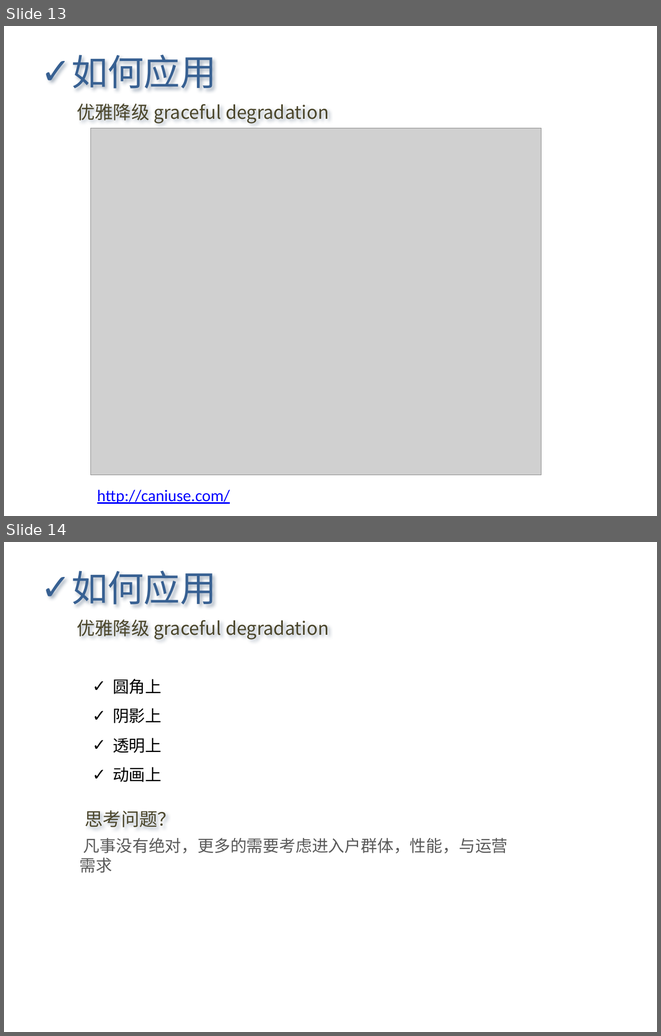
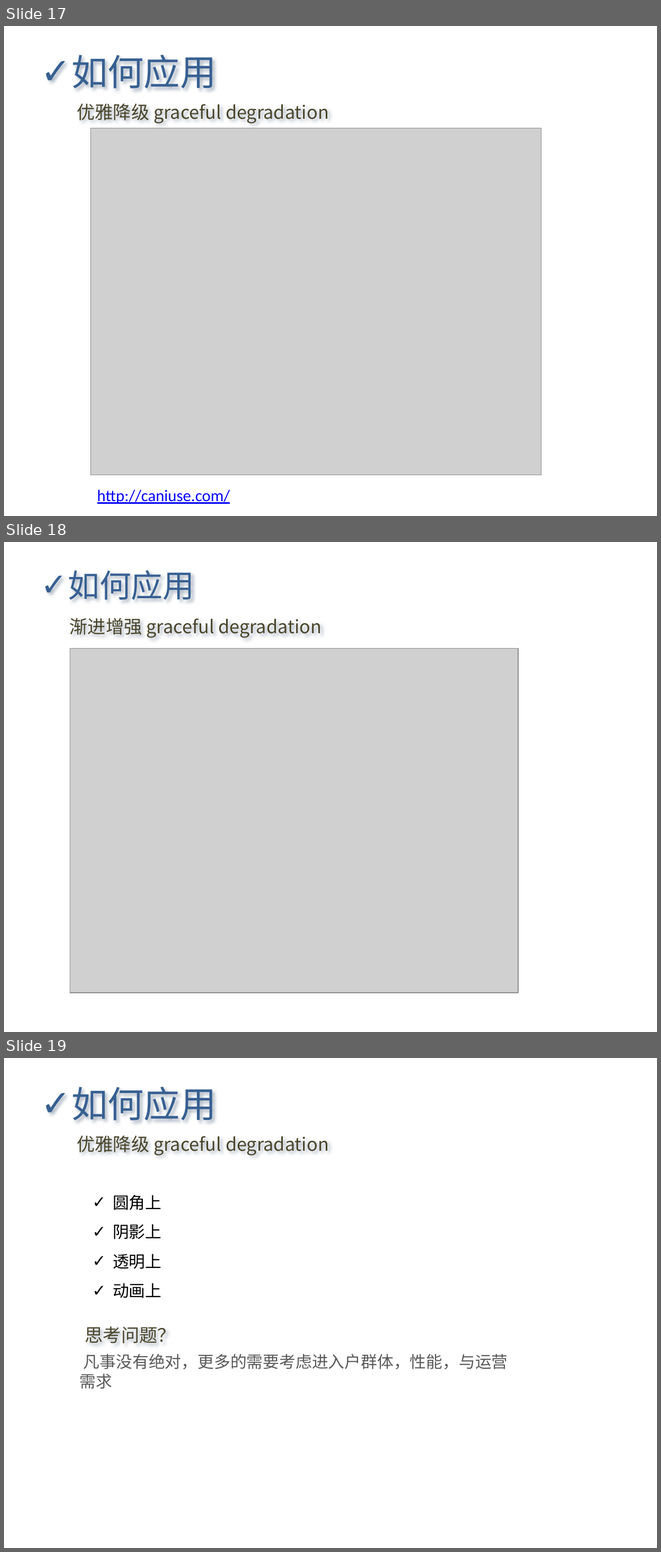
Before and after one commit to Letractively/feng33, a slide deck: ppt/css3知多少2011-06-23.pptx. Shown one above the other, each under a label of ours: slides 13 and 14 before the commit, slides 17, 18 and 19 after it. The pictures are 661x1036 and 661x1552 pixels, drawn with LibreOffice and Linux fonts; fonts in the diff are those of the drawing; grey boxes stand for pictures. Boxes give left, top, right and bottom in pixels: in the first picture for what was removed or moved away, otherwise in the second. Text is boxed around its words. In the diff, an @@ line names an element or a change of style, - is before the commit and + after.

```diff
--- a/ppt/css3知多少2011-06-23.pptx
+++ b/ppt/css3知多少2011-06-23.pptx
@@ slide 18 added at <box>4,542,657,1032</box>, background #FFFFFF @@
@@ text added at <box>68,570,195,600</box>, 35 pt, text #376092 @@
+✓ 如何应用
@@ text added at <box>70,618,321,638</box>, 20 pt, text #4A452A @@
+渐进增强 graceful degradation
@@ picture added at <box>70,649,518,992</box> @@
@@ what was slide 13 is now slide 17 @@
@@ what was slide 14 is now slide 19 @@
```
Also in this commit, not shown: 12 slides changed, 5 other slides added, 1 slide removed, 37 other files.
